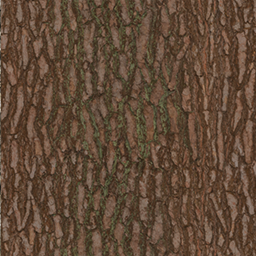
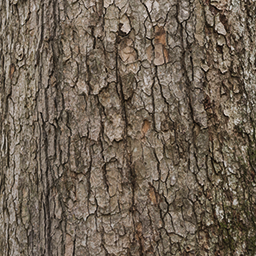
The second 256 x 256 image is a revision of the first. Changes to its layers:
hid "TexturesCom_Pine Bark 2_albedo_S" over <box>1,0,256,256</box>
